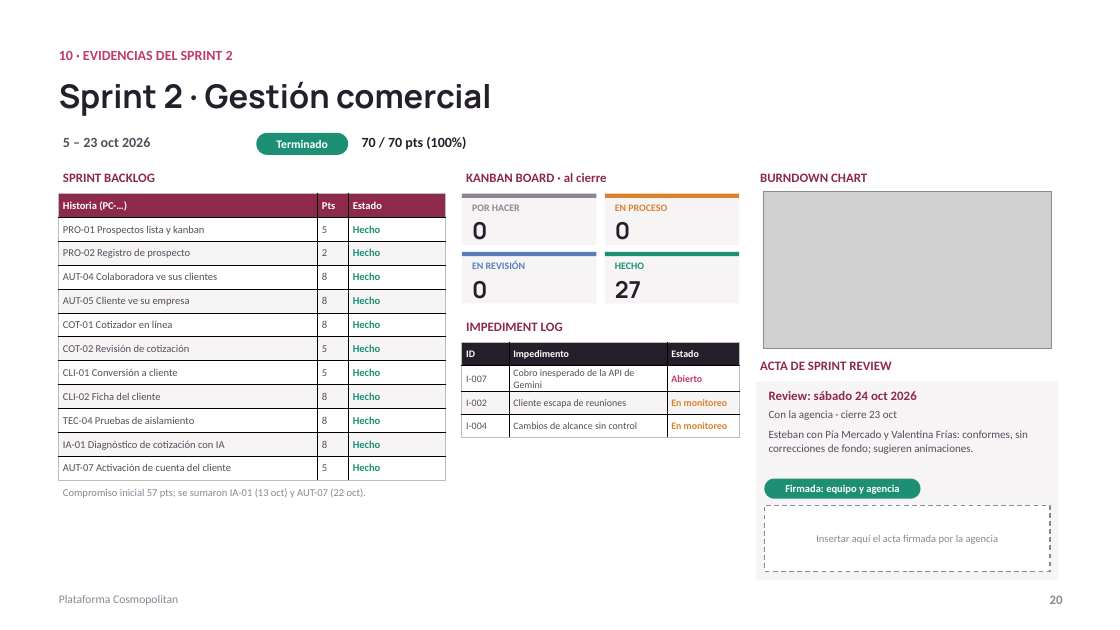
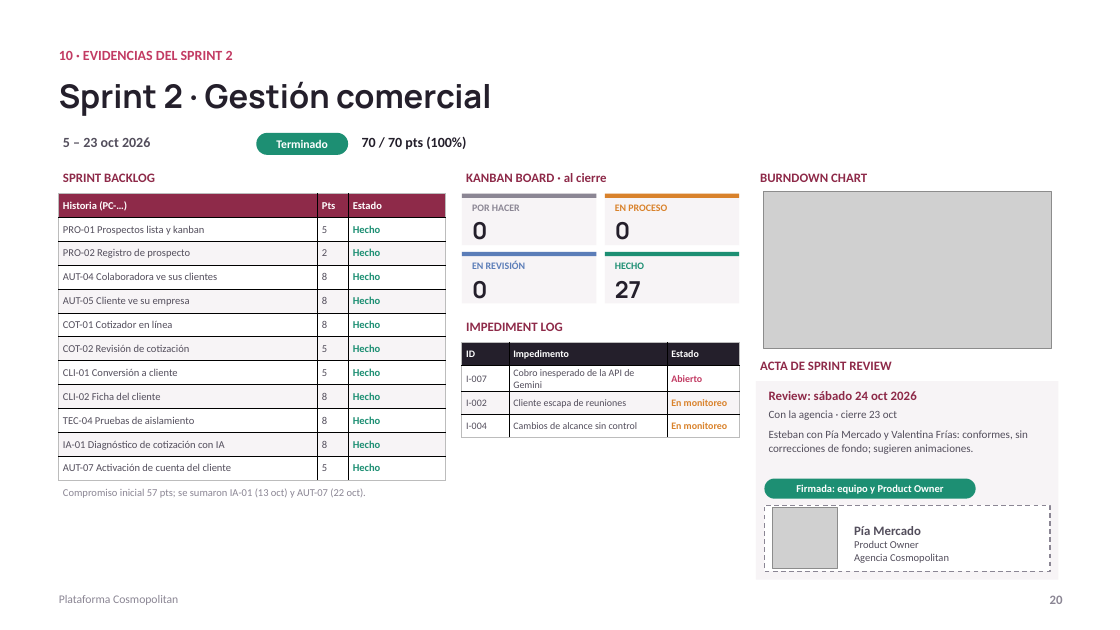
Before and after one commit to ChristianCuadra/capstone, a slide deck: slide 20 of Fase 2/Evidencias Proyecto/Presentación Proyecto.pptx. Drawn at 1120x630 pixels with LibreOffice and Linux fonts; fonts in the diff are those of the drawing; grey boxes stand for pictures. Boxes give left, top, right and bottom in pixels: in the first picture for what was removed or moved away, otherwise in the second. Text is boxed around its words. In the diff, an @@ line names an element or a change of style, - is before the commit and + after.

Commit message:
Firma de Pía Mercado (Product Owner) en actas de Sprint Review S0-S2 y en la presentación

```diff
--- a/Fase 2/Evidencias Proyecto/Presentación Proyecto.pptx
+++ b/Fase 2/Evidencias Proyecto/Presentación Proyecto.pptx
@@ rounded rectangle "Firmada: equipo y Product Owner": place and size @@
-rounded rectangle "Firmada: equipo y Product Owner" at [765, 479, 921, 499]
+rounded rectangle "Firmada: equipo y Product Owner" at [765, 479, 976, 499]
@@ picture added at [773, 508, 838, 569] @@
@@ text in rounded rectangle at [796, 484, 944, 494]: text changed @@
-Firmada: equipo y agencia
+Firmada: equipo y Product Owner
@@ text in rectangle at [816, 535, 999, 544]: text removed @@
-Insertar aquí el acta firmada por la agencia
@@ text added at [854, 526, 949, 563], 9 pt, text #534E5C @@
+Pía Mercado
+Product Owner
+Agencia Cosmopolitan
```
Also in this commit, not shown: 2 other slides changed, 4 other files.
